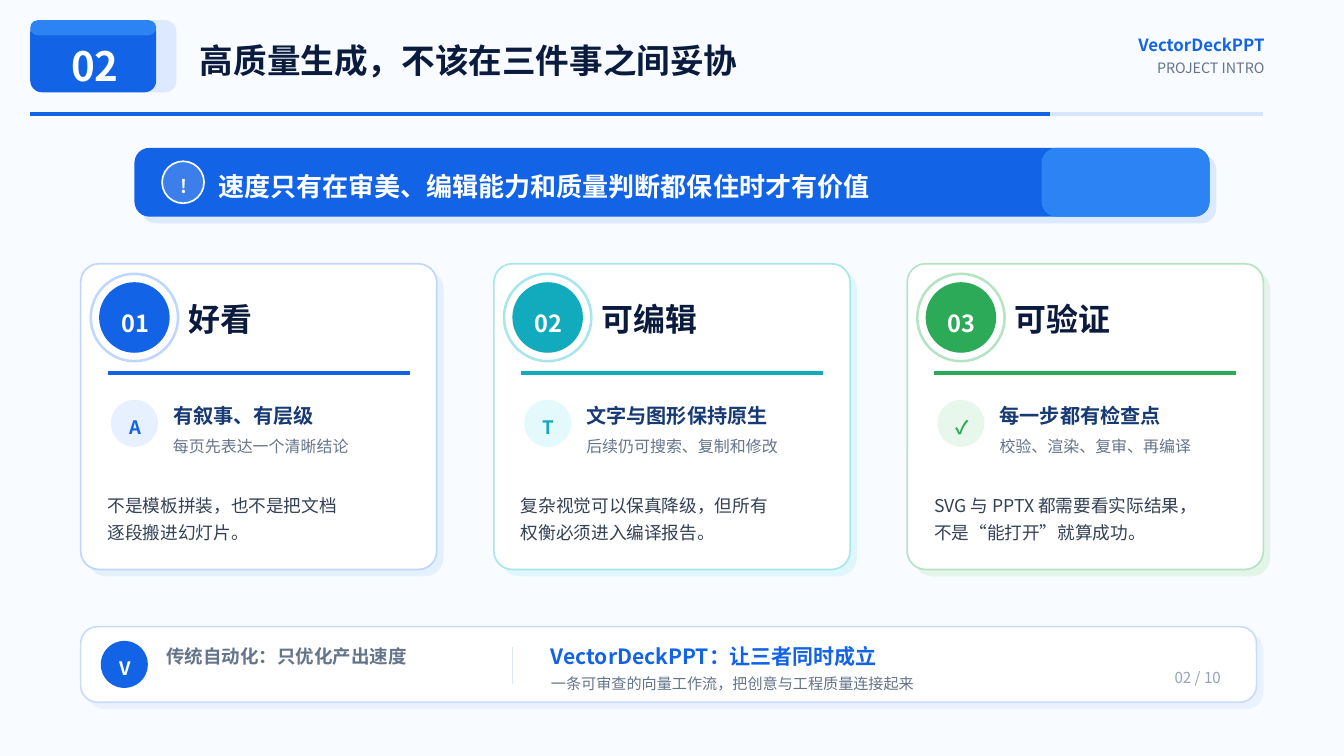
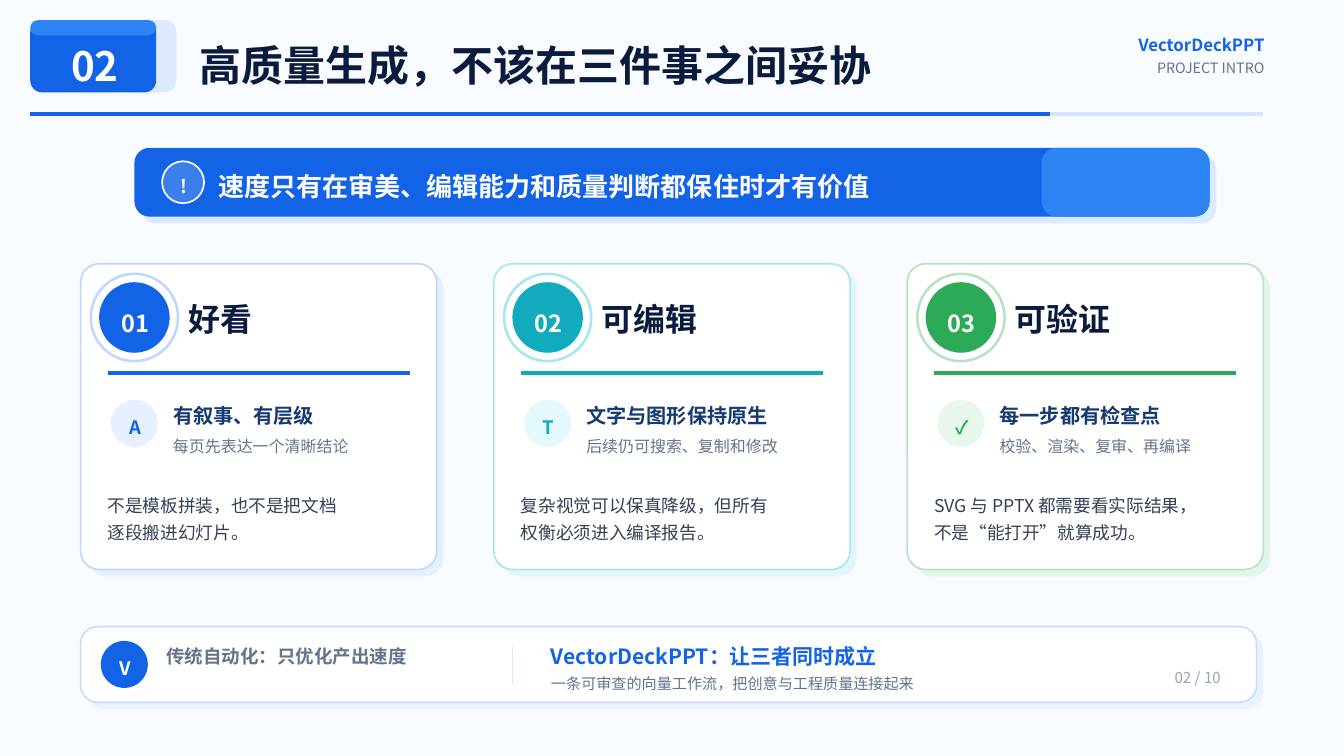
Before and after one commit to AaaBinfinity/VectorDeckPPT, a slide deck: slide 2 of examples/project-intro-deck/project-intro.pptx. Drawn at 1344x756 pixels with LibreOffice and Linux fonts; fonts in the diff are those of the drawing. Boxes give left, top, right and bottom in pixels: in the first picture for what was removed or moved away, otherwise in the second. Text is boxed around its words. In the diff, an @@ line names an element or a change of style, - is before the commit and + after.

```diff
--- a/examples/project-intro-deck/project-intro.pptx
+++ b/examples/project-intro-deck/project-intro.pptx
@@ text "高质量生成，不该在三件事之间妥协" at bbox=[200, 45, 872, 87]: size 24 to 30 pt @@
```
Also in this commit, not shown: 4 other slides changed, 15 other files.
